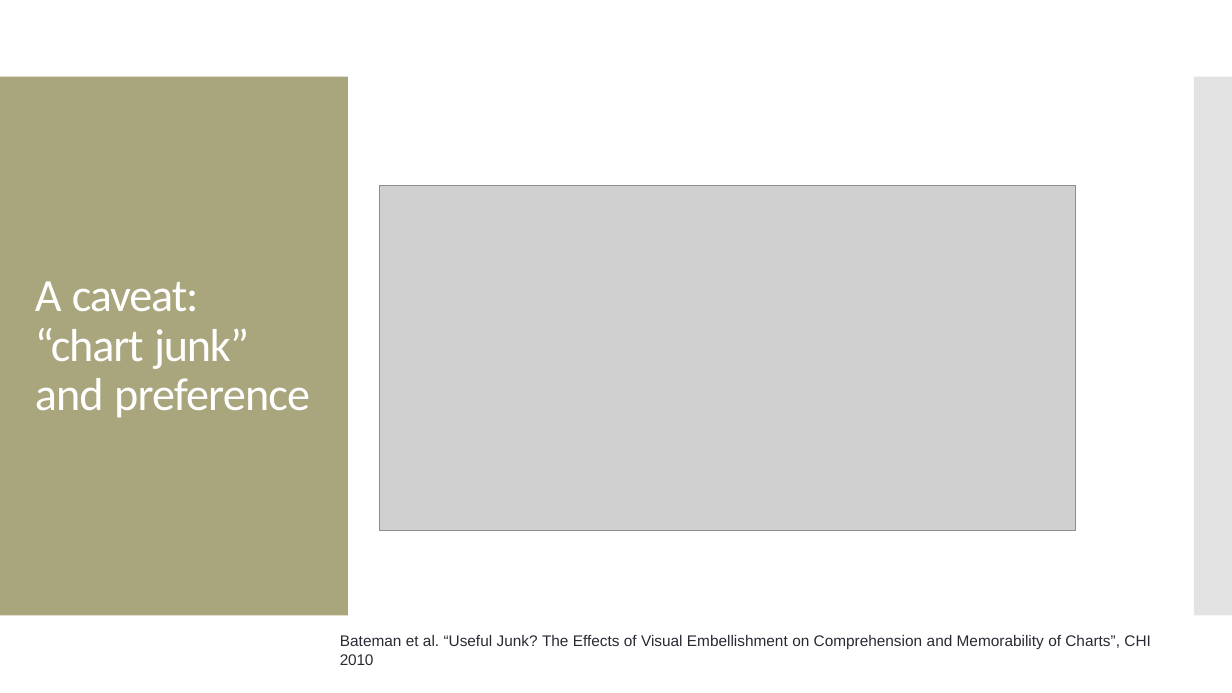
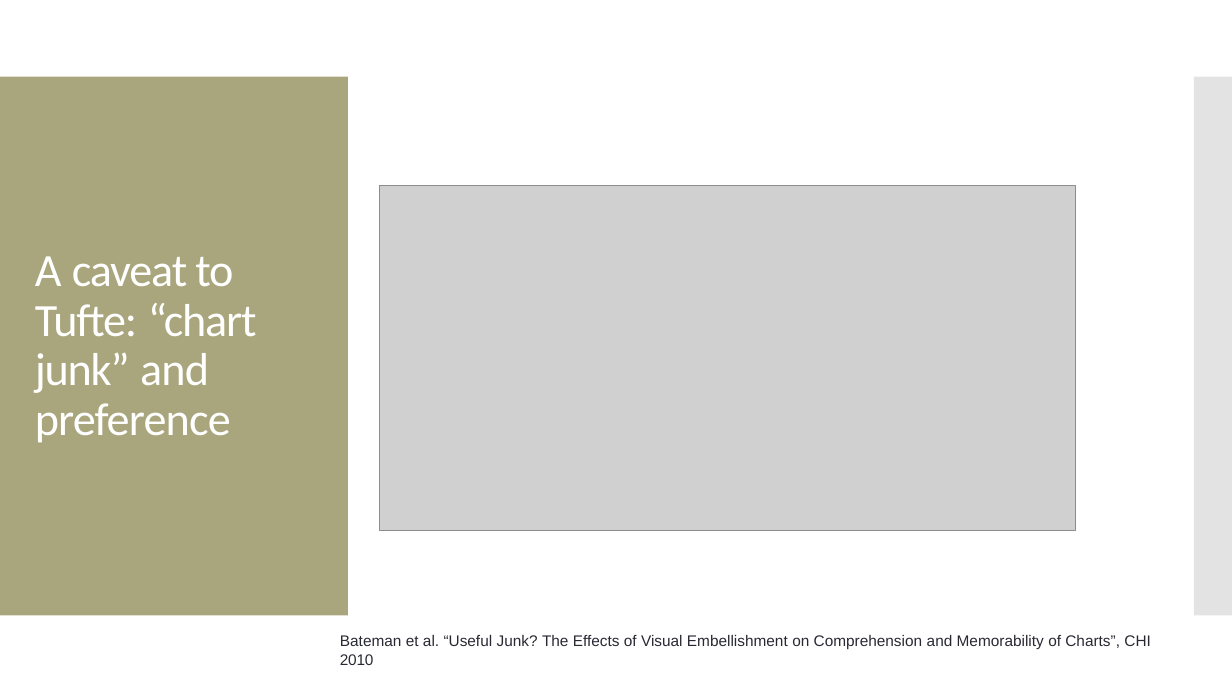
Before and after one commit to amosca01/SDS-CS235, a slide deck: slide 13 of slides/12-evaluation.pptx (slide 11 before the commit). Drawn at 1232x693 pixels with LibreOffice and Linux fonts; fonts in the diff are those of the drawing; grey boxes stand for pictures. Boxes give left, top, right and bottom in pixels: in the first picture for what was removed or moved away, otherwise in the second. Text is boxed around its words. In the diff, an @@ line names an element or a change of style, - is before the commit and + after.

```diff
--- a/slides/12-evaluation.pptx
+++ b/slides/12-evaluation.pptx
@@ text at (35,256,257,443): text changed @@
-A caveat: “chart junk” and preference
+A caveat to Tufte: “chart junk” and preference
```
Also in this commit, not shown: 11 other slides changed, 10 slides added, 4 slides removed, 9 other files.
